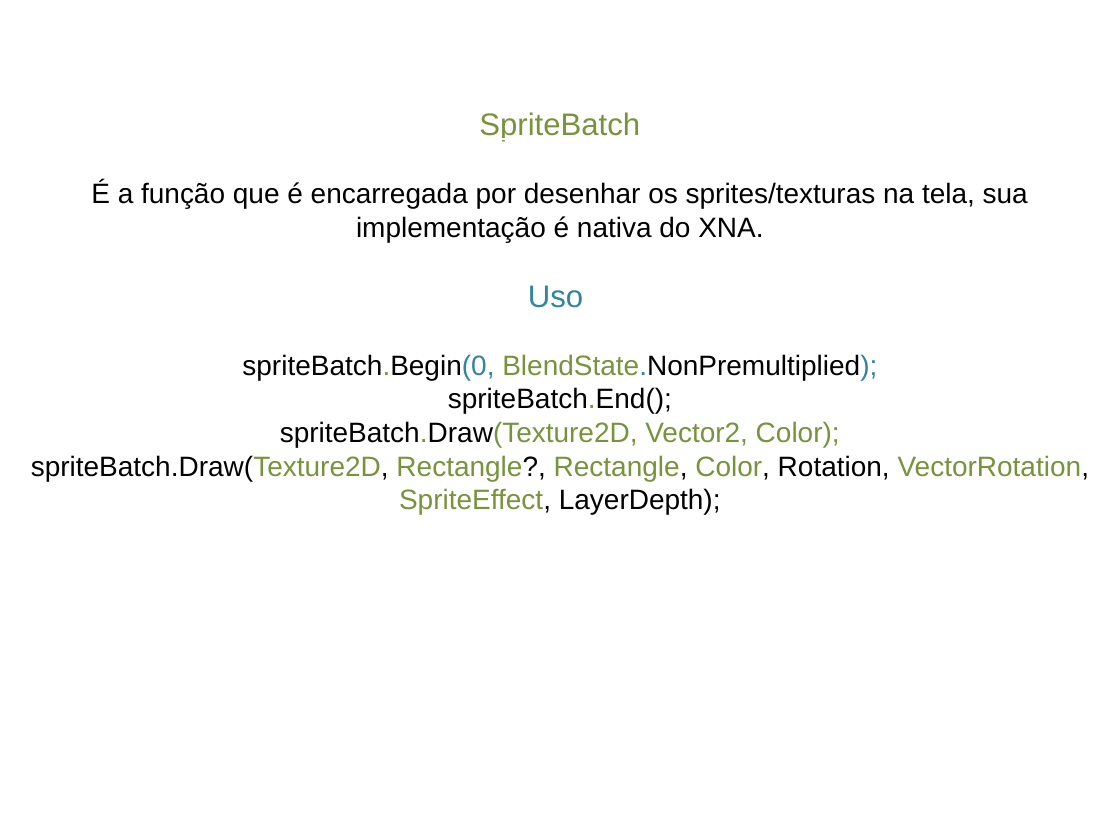
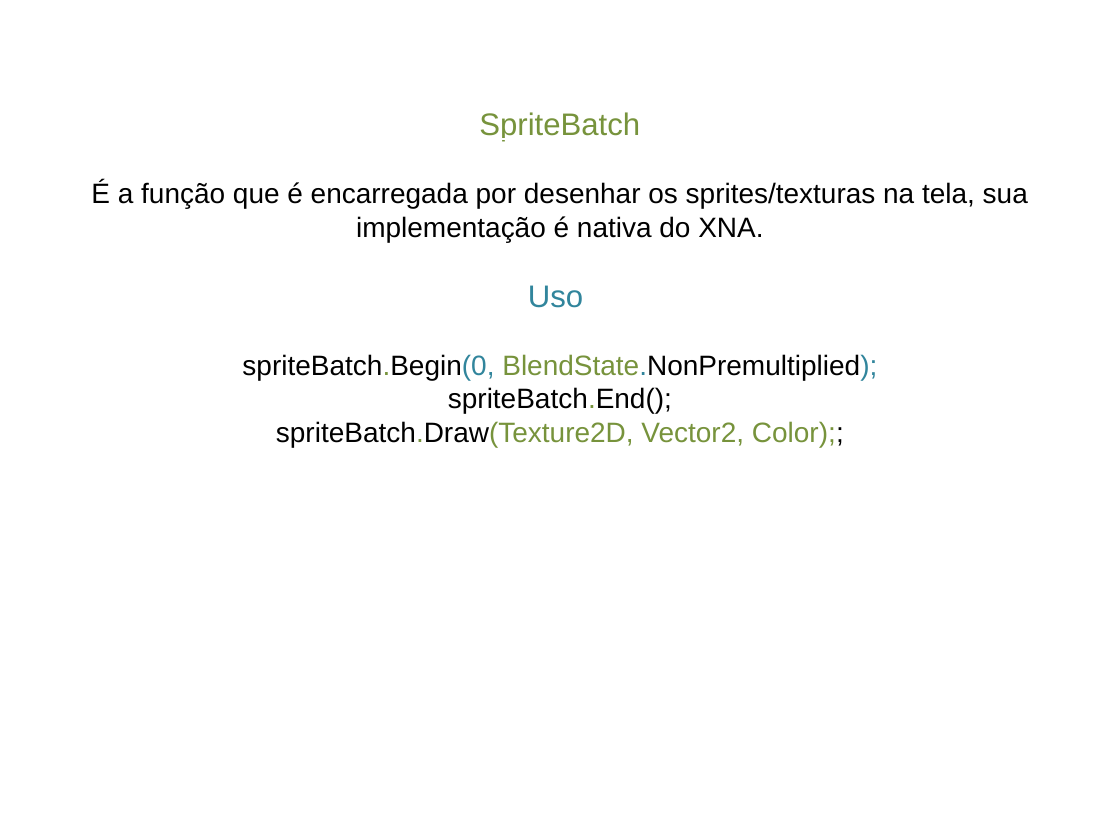
Before and after one commit to GustavoTravnik/MiniCursoIFSudeste, a slide deck: slide 11 of Sequência de Ensino/Itens Necessários/Slide.pptx (slide 5 before the commit). Drawn at 1120x840 pixels with LibreOffice and Linux fonts; fonts in the diff are those of the drawing. Boxes give left, top, right and bottom in pixels: in the first picture for what was removed or moved away, otherwise in the second. Text is boxed around its words. In the diff, an @@ line names an element or a change of style, - is before the commit and + after.

```diff
--- a/Sequência de Ensino/Itens Necessários/Slide.pptx
+++ b/Sequência de Ensino/Itens Necessários/Slide.pptx
@@ text at <box>276,421,844,447</box>: text changed @@
-spriteBatch.Draw(Texture2D, Vector2, Color);
-spriteBatch.Draw(Texture2D, Rectangle?, Rectangle, Color, Rotation, VectorRotation, SpriteEffect, LayerDepth);
+spriteBatch.Draw(Texture2D, Vector2, Color);;
```
Also in this commit, not shown: 3 other slides changed, 9 slides added, 8 other files.
